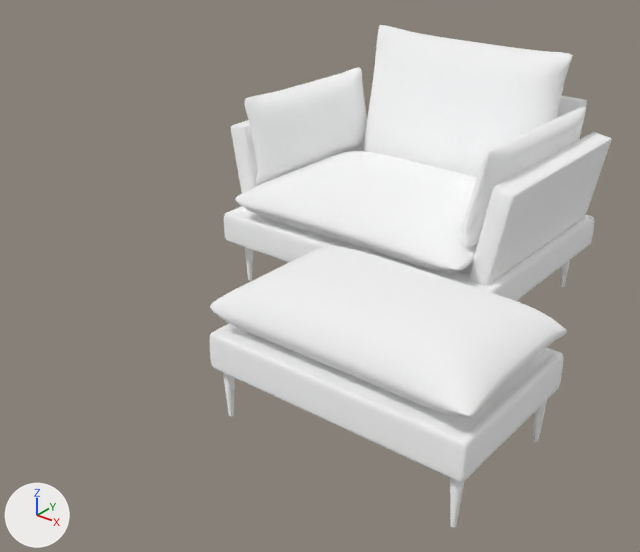
One commit to the glTF model kf/modelos/paturi-poltrona-puff.glb: the scene before it, then after it.
The view is the same before and after, from a 50 mm camera at (1.44, -2.19, 1.45) aimed at (-0.08, -0.29, 0.27). Lighting does not change. The marker at lower left points along +X, +Y and +Z. The older version comes first. Where no turn or scale is listed for an object, it has been applied to the vertices.

In view in the first picture: 'ACO ', 'TECIDO '.
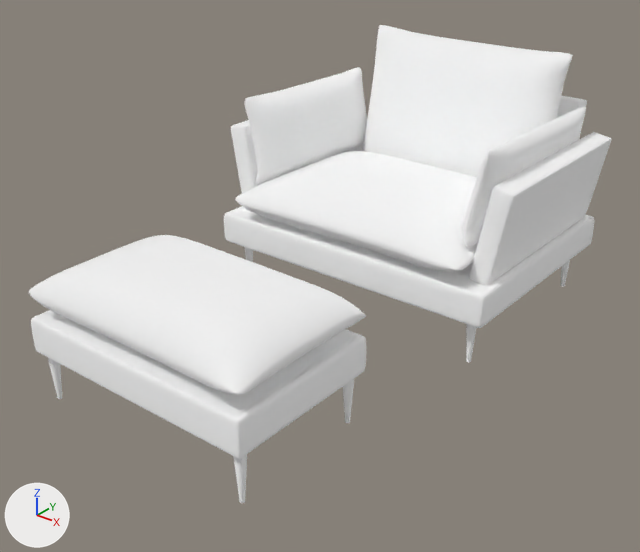
The newer file is also turned or shifted as a whole; pictures and numbers use the older file's frame.

Location of each change, [x1, y1, x2, y2] in pixels of the pictures (640 x 552 px; the box of a moved part takes in the faces that stretch with it):
'TECIDO ', reshaped (45% wider)
    before: [209, 25, 611, 482]
    after: [29, 25, 611, 459]
'ACO ', reshaped (50% wider, 9% shorter)
    before: [223, 247, 570, 527]
    after: [48, 247, 570, 503]
part 1 of me_tecido, moved or reshaped
    before: [209, 323, 564, 482]
    after: [31, 310, 366, 459]
part 2 of me_tecido, moved or reshaped
    before: [210, 246, 567, 417]
    after: [29, 235, 366, 395]
part 3 of me_aco, moved or reshaped
    before: [450, 478, 464, 527]
    after: [233, 454, 247, 503]
part 4 of me_aco, moved or reshaped
    before: [533, 400, 547, 442]
    after: [343, 379, 354, 423]
part 5 of me_aco, moved or reshaped
    before: [223, 373, 235, 416]
    after: [48, 358, 62, 399]

The change in detail:
me_tecido is used by ob_tecido; location (0.0, 0.0, 0.502).
me_tecido had 29996 vertices, 59952 faces and spanned x -0.7..0.7, y -0.75..0.75, z -0.34..0.34.
me_tecido now has 29996 vertices, 59952 faces and spans x -0.7..0.4, y -1.0..0.75, z -0.34..0.34.
me_tecido part 1: the loose piece of 5474 vertices spanning x -0.1..0.7, y -0.75..-0.24, z -0.34..-0.23 is moved by (-0.45, -0.25, 0.0).
me_tecido part 2: the loose piece of 2714 vertices spanning x -0.1..0.7, y -0.75..-0.25, z -0.23..-0.06 is moved by (-0.45, -0.25, 0.0).
me_aco is used by ob_aco; location (0.024, -0.035, 0.08).
me_aco had 576 vertices, 1120 faces and spanned x -0.657..0.657, y -0.695..0.695, z -0.08..0.08.
me_aco now has 576 vertices, 1120 faces and spans x -0.657..0.307, y -0.945..0.695, z -0.08..0.08.
me_aco part 3: the loose piece of 72 vertices spanning x 0.621..0.657, y -0.695..-0.659, z -0.08..0.08 is moved by (-0.45, -0.25, 0.0).
me_aco part 4: the loose piece of 72 vertices spanning x 0.621..0.657, y -0.266..-0.23, z -0.08..0.08 is moved by (-0.45, -0.25, 0.0).
me_aco part 5: the loose piece of 72 vertices spanning x -0.107..-0.071, y -0.695..-0.659, z -0.08..0.08 is moved by (-0.45, -0.25, 0.0).
Other edits to the shape of me_aco do not show in these pictures.
